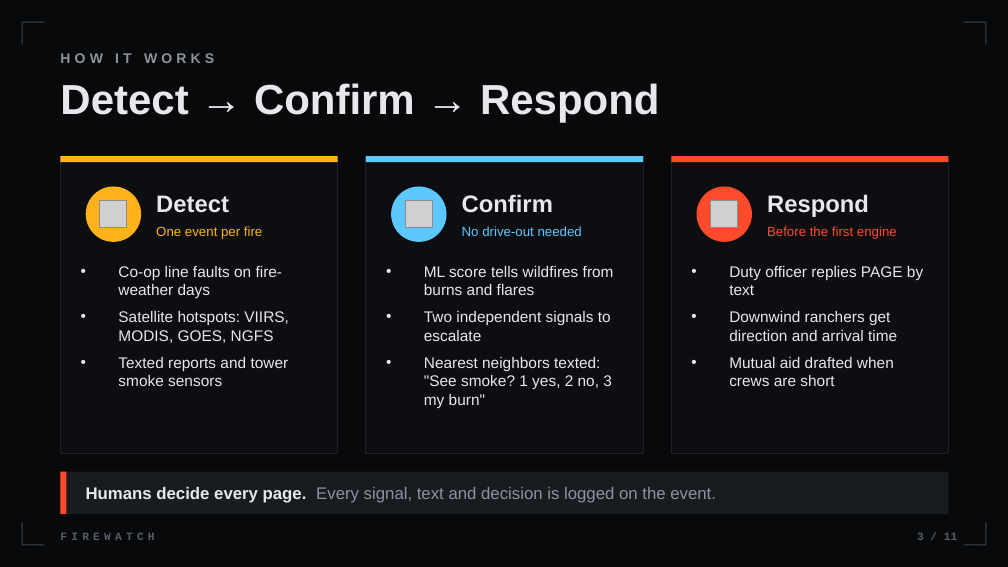
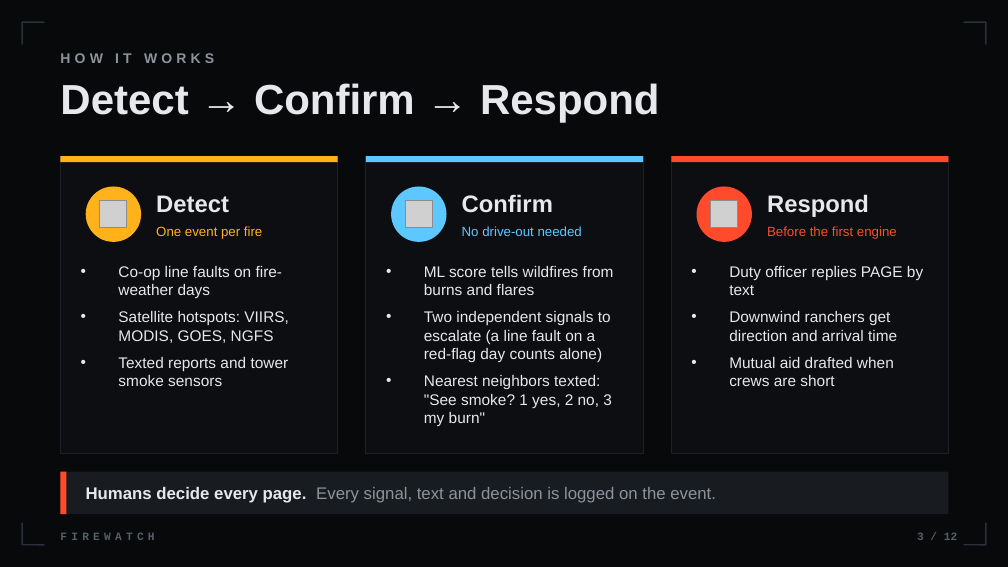
Before and after one commit to isaksmith/Firewatch, a slide deck: slide 3 of docs/pitch/Firewatch-Pitch.pptx. Drawn at 1008x567 pixels with LibreOffice and Linux fonts; fonts in the diff are those of the drawing; grey boxes stand for pictures. Boxes give left, top, right and bottom in pixels: in the first picture for what was removed or moved away, otherwise in the second. Text is boxed around its words. In the diff, an @@ line names an element or a change of style, - is before the commit and + after.

```diff
--- a/docs/pitch/Firewatch-Pitch.pptx
+++ b/docs/pitch/Firewatch-Pitch.pptx
@@ text at bbox=[424, 311, 611, 362]: text changed @@
-• Two independent signals to escalate
+• Two independent signals to escalate (a line fault on a red-flag day counts alone)
```
Also in this commit, not shown: 9 other slides changed, 1 slide added, 3 other files.
